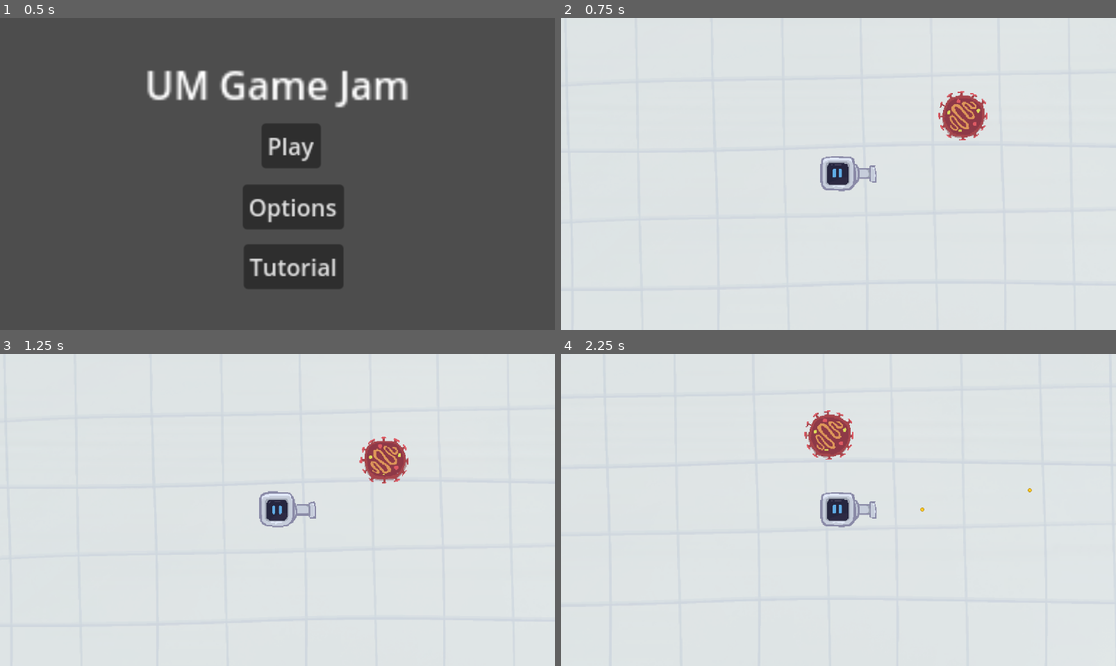
Above: before the commit, frames 1-4 (two rows, left to right).
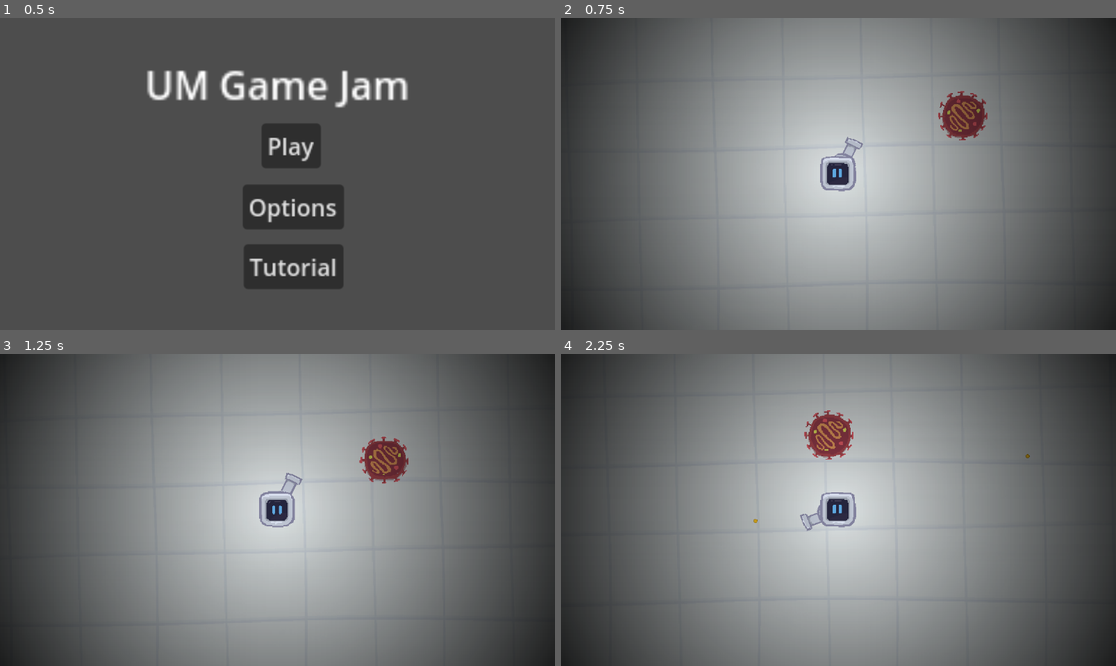
Above: after the commit, the same moments.

Repository: kaminaryu/um-gamejam
Game: Godot game, scene res://src/scenes/main_menu.tscn
Two runs of this game, one before a commit and one after it. Both use one fixed random seed, a clock stepped at 60 frames per second and the inputs below.
Inputs (mouse positions are in pixels of both pictures, inside the frame that each line leads up to):
- Up to frame 1 (0.5 s): no input
- Up to frame 2 (0.75 s): click "Play" at 0.5 s
- Up to frame 3 (1.25 s): no input
- Up to frame 4 (2.25 s): tap Enter at 1.25 s; move the mouse to (960, 494) at 1.27 s; hold D (move_right) 1.28-2 s; tap Shift (dash) at 1.35 s; click (960, 494) at 1.42 s; drag from (727, 525) to (810, 572) at 2.02 s

Frame 1 is identical in both runs. In frame 2, 98% of the frame differs, in the area x 0-100%, y 0-100%; in frame 3, 98%; in frame 4, 98%.

Commit message:
Fixed Aiming never Getting Controlled

Diff:
--- a/project.godot
+++ b/project.godot
@@ -27,6 +27,7 @@
 [editor_plugins]
 
 Bullet=""
+enabled=PackedStringArray("res://addons/godot-vim/plugin.cfg")
 
 [global_group]
 
--- a/src/mechanism/aiming/aiming_mech.gd
+++ b/src/mechanism/aiming/aiming_mech.gd
@@ -11,6 +11,8 @@
     toggle_control()
 
 func toggle_control() -> void :
+    controlled = !controlled
+
     if (controlled) :
         $Controlled.enable(true)
         $Uncontrolled.enable(false)
--- a/src/mechanism/aiming/controlled.gd
+++ b/src/mechanism/aiming/controlled.gd
@@ -6,6 +6,7 @@
 
 
 func enable(enable: bool) -> void :
+    print("AIming is enabled contrlleda ", enable)
     if (enable) :
         process_mode = Node.PROCESS_MODE_INHERIT
     else :
--- a/src/scenes/main.tscn
+++ b/src/scenes/main.tscn
@@ -23,3 +23,6 @@
 
 [node name="RedEnemy" parent="." instance=ExtResource("3_dbro3")]
 position = Vector2(271, -126)
+
+[node name="CanvasModulate" type="CanvasModulate" parent="."]
+color = Color(0, 0, 0, 1)
